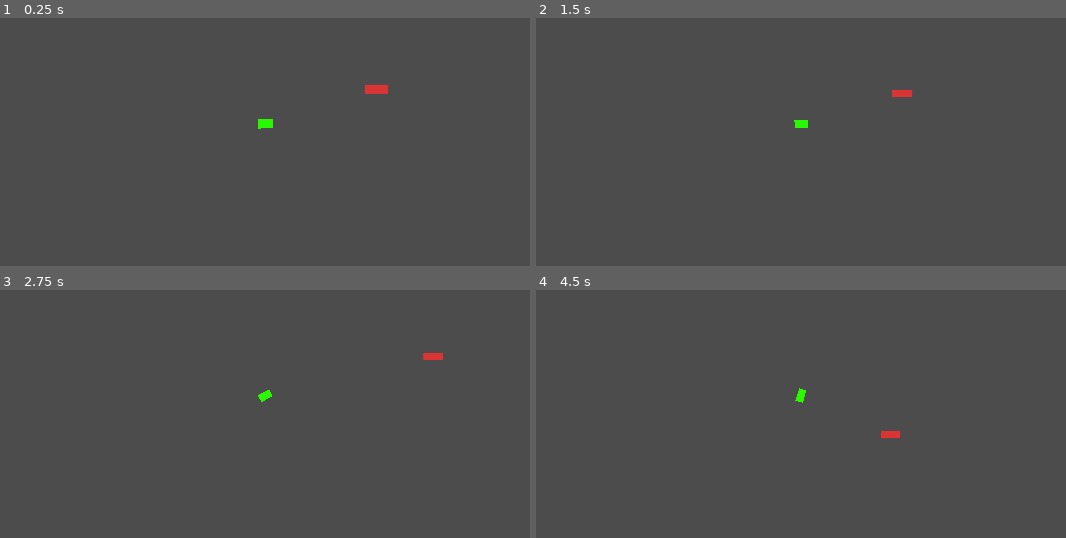
Above: before the commit, frames 1-4 (two rows, left to right).
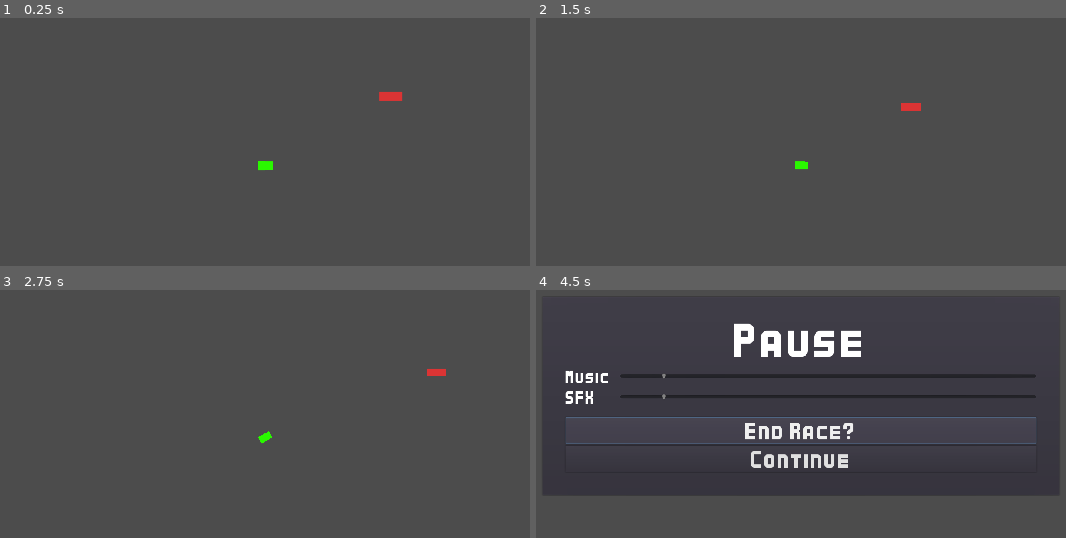
Above: after the commit, the same moments.

Repository: anthonyfinch/ld50
Game: Godot game, scene res://Race.tscn
Two runs of this game, one before a commit and one after it. Both use one fixed random seed, a clock stepped at 60 frames per second and the inputs below. This scene is started directly instead of the project's main scene.
Inputs (mouse positions are in pixels of both pictures, inside the frame that each line leads up to):
- Up to frame 1 (0.25 s): no input
- Up to frame 2 (1.5 s): tap Enter at 0.5 s; hold D (right) 0.53-1.28 s; tap Space at 1.25 s; hold S (brake) from 1.28 s (still down)
- Up to frame 3 (2.75 s): tap Enter at 2 s; release S (brake) at 2.03 s; hold D (right) from 2.03 s (still down)
- Up to frame 4 (4.5 s): release D (right) at 2.78 s; hold W (accelerate) 2.78-3.53 s; hold A (left) 3.53-4.25 s; tap Escape (toggle_pause, bound only after the commit) at 4.15 s; click (801, 431) at 4.25 s, where only the run after the commit has a clickable "End Race?"

The runs differ from the first frame. In frame 1, 0.5% of the frame differs, in the area x 48-76%, y 27-62%; in frame 2, 0.4%; in frame 3, 0.4%; in frame 4, 8.1%, in the area x 5-95%, y 13-74%.

Commit message:
sets up pause overlay in race screen

Diff:
--- a/GameEvents.gd
+++ b/GameEvents.gd
@@ -2,3 +2,12 @@
 class_name GameEvents
 
 signal change_scene(name)
+signal unpause
+
+
+func change_scene(name):
+	self.emit_signal("change_scene", name)
+
+
+func unpause():
+	self.emit_signal("unpause")
--- a/Instructions.tscn
+++ b/Instructions.tscn
@@ -2,7 +2,7 @@
 
 [ext_resource path="res://UI/LabelBig.tscn" type="PackedScene" id=1]
 [ext_resource path="res://UI/KenneyBold24.tres" type="DynamicFont" id=2]
-[ext_resource path="res://UI/Button.tscn" type="PackedScene" id=3]
+[ext_resource path="res://UI/ButtonSceneChange.tscn" type="PackedScene" id=3]
 
 [node name="Instructions" type="ColorRect"]
 anchor_right = 1.0
--- /dev/null
+++ b/Levels/ButtonRaceEvent.gd
@@ -0,0 +1,14 @@
+extends Button
+
+
+export(Resource) var game_events
+export var race_event = "unpause"
+
+func _ready() -> void:
+	assert(game_events != null, "Please set game events resource")
+	var _c = connect("pressed", self, "_trigger_event")
+
+
+func _trigger_event() -> void:
+	if game_events.has_method(race_event):
+		game_events.call(race_event)
--- /dev/null
+++ b/Levels/ButtonRaceEvent.tscn
@@ -0,0 +1,16 @@
+[gd_scene load_steps=4 format=2]
+
+[ext_resource path="res://UI/KenneyBold32.tres" type="DynamicFont" id=1]
+[ext_resource path="res://Levels/ButtonRaceEvent.gd" type="Script" id=2]
+[ext_resource path="res://game_events.tres" type="Resource" id=3]
+
+[node name="Instructions" type="Button"]
+margin_right = 364.0
+margin_bottom = 64.0
+custom_fonts/font = ExtResource( 1 )
+text = "Continue"
+script = ExtResource( 2 )
+__meta__ = {
+"_edit_use_anchors_": false
+}
+game_events = ExtResource( 3 )
--- /dev/null
+++ b/Levels/Race.gd
@@ -0,0 +1,25 @@
+extends Control
+
+export(Resource) var game_events
+
+onready var _ui_overlay = $UIOverlay
+
+var _paused = false
+
+
+func _ready():
+	assert(game_events != null, "Please set game events resource")
+	_ui_overlay.visible = false
+
+	game_events.connect("unpause", self, "_unpause")
+
+
+func _input(event):
+	if event.is_action_released("toggle_pause"):
+		_paused = not _paused
+		_ui_overlay.visible = _paused
+
+
+func _unpause():
+	_paused = false
+	_ui_overlay.visible = _paused
--- a/Race.tscn
+++ b/Race.tscn
@@ -1,28 +1,113 @@
-[gd_scene load_steps=4 format=2]
+[gd_scene load_steps=10 format=2]
 
 [ext_resource path="res://Cars/Car.tscn" type="PackedScene" id=1]
 [ext_resource path="res://RaceCamera.gd" type="Script" id=2]
+[ext_resource path="res://UI/LabelBig.tscn" type="PackedScene" id=3]
+[ext_resource path="res://UI/Settings.tscn" type="PackedScene" id=4]
+[ext_resource path="res://UI/ButtonSceneChange.tscn" type="PackedScene" id=5]
+[ext_resource path="res://Levels/ButtonRaceEvent.tscn" type="PackedScene" id=6]
+[ext_resource path="res://Levels/Race.gd" type="Script" id=7]
+[ext_resource path="res://game_events.tres" type="Resource" id=8]
 
 [sub_resource type="RectangleShape2D" id=1]
 extents = Vector2( 27.5, 10 )
 
-[node name="Race" type="Node2D"]
+[node name="Race" type="Control"]
+anchor_right = 1.0
+anchor_bottom = 1.0
+script = ExtResource( 7 )
+__meta__ = {
+"_edit_use_anchors_": false
+}
+game_events = ExtResource( 8 )
 
-[node name="Car" parent="." instance=ExtResource( 1 )]
+[node name="ViewportContainer" type="ViewportContainer" parent="."]
+anchor_right = 1.0
+anchor_bottom = 1.0
+__meta__ = {
+"_edit_use_anchors_": false
+}
 
-[node name="Camera2D" type="Camera2D" parent="Car"]
+[node name="Viewport" type="Viewport" parent="ViewportContainer"]
+size = Vector2( 1920, 1280 )
+
+[node name="Car" parent="ViewportContainer/Viewport" instance=ExtResource( 1 )]
+position = Vector2( 941, 540 )
+
+[node name="Camera2D" type="Camera2D" parent="ViewportContainer/Viewport/Car"]
 current = true
 script = ExtResource( 2 )
+zoom_factor = 450
 
-[node name="Scenery" type="Node2D" parent="."]
+[node name="Scenery" type="Node2D" parent="ViewportContainer/Viewport"]
 
-[node name="StaticBody2D" type="StaticBody2D" parent="Scenery"]
-position = Vector2( 249, -84 )
+[node name="StaticBody2D" type="StaticBody2D" parent="ViewportContainer/Viewport/Scenery"]
+position = Vector2( 1225, 373 )
 
-[node name="Polygon2D" type="Polygon2D" parent="Scenery/StaticBody2D"]
+[node name="Polygon2D" type="Polygon2D" parent="ViewportContainer/Viewport/Scenery/StaticBody2D"]
 color = Color( 0.862745, 0.207843, 0.207843, 1 )
 polygon = PoolVector2Array( -10, -10, 46, -10, 46, 11, -10, 11 )
 
-[node name="CollisionShape2D" type="CollisionShape2D" parent="Scenery/StaticBody2D"]
+[node name="CollisionShape2D" type="CollisionShape2D" parent="ViewportContainer/Viewport/Scenery/StaticBody2D"]
 position = Vector2( 18, 0 )
 shape = SubResource( 1 )
+
+[node name="UIOverlay" type="Control" parent="."]
+anchor_right = 1.0
+anchor_bottom = 1.0
+__meta__ = {
+"_edit_use_anchors_": false
+}
+
+[node name="CenterContainer" type="CenterContainer" parent="UIOverlay"]
+anchor_right = 1.0
+anchor_bottom = 1.0
+__meta__ = {
+"_edit_use_anchors_": false
+}
+
+[node name="PanelContainer" type="PanelContainer" parent="UIOverlay/CenterContainer"]
+margin_left = 338.0
+margin_top = 300.0
+margin_right = 1582.0
+margin_bottom = 780.0
+
+[node name="MarginContainer" type="MarginContainer" parent="UIOverlay/CenterContainer/PanelContainer"]
+margin_left = 7.0
+margin_top = 7.0
+margin_right = 1237.0
+margin_bottom = 473.0
+custom_constants/margin_right = 50
+custom_constants/margin_top = 50
+custom_constants/margin_left = 50
+custom_constants/margin_bottom = 50
+
+[node name="VBoxContainer" type="VBoxContainer" parent="UIOverlay/CenterContainer/PanelContainer/MarginContainer"]
+margin_left = 50.0
+margin_top = 50.0
+margin_right = 1180.0
+margin_bottom = 416.0
+
+[node name="Label" parent="UIOverlay/CenterContainer/PanelContainer/MarginContainer/VBoxContainer" instance=ExtResource( 3 )]
+margin_left = 0.0
+margin_top = 0.0
+margin_right = 1130.0
+margin_bottom = 106.0
+text = "Pause"
+
+[node name="Settings" parent="UIOverlay/CenterContainer/PanelContainer/MarginContainer/VBoxContainer" instance=ExtResource( 4 )]
+margin_top = 110.0
+margin_right = 1130.0
+margin_bottom = 230.0
+rect_min_size = Vector2( 1130, 120 )
+
+[node name="Instructions" parent="UIOverlay/CenterContainer/PanelContainer/MarginContainer/VBoxContainer" instance=ExtResource( 5 )]
+margin_top = 234.0
+margin_right = 1130.0
+margin_bottom = 298.0
+text = "End Race?"
+
+[node name="Instructions2" parent="UIOverlay/CenterContainer/PanelContainer/MarginContainer/VBoxContainer" instance=ExtResource( 6 )]
+margin_top = 302.0
+margin_right = 1130.0
+margin_bottom = 366.0
--- a/Settings.tscn
+++ b/Settings.tscn
@@ -2,7 +2,7 @@
 
 [ext_resource path="res://UI/LabelBig.tscn" type="PackedScene" id=1]
 [ext_resource path="res://UI/Settings.tscn" type="PackedScene" id=2]
-[ext_resource path="res://UI/Button.tscn" type="PackedScene" id=3]
+[ext_resource path="res://UI/ButtonSceneChange.tscn" type="PackedScene" id=3]
 
 [node name="Settings" type="ColorRect"]
 anchor_right = 1.0
--- a/Title.tscn
+++ b/Title.tscn
@@ -2,7 +2,7 @@
 
 [ext_resource path="res://UI/LabelBig.tscn" type="PackedScene" id=1]
 [ext_resource path="res://UI/KenneyBold24.tres" type="DynamicFont" id=2]
-[ext_resource path="res://UI/Button.tscn" type="PackedScene" id=3]
+[ext_resource path="res://UI/ButtonSceneChange.tscn" type="PackedScene" id=3]
 [ext_resource path="res://Title.gd" type="Script" id=4]
 
 [node name="Title" type="ColorRect"]
--- a/UI/ButtonChangeScene.gd
+++ b/UI/ButtonChangeScene.gd
@@ -9,4 +9,4 @@
 
 
 func _goto_scene() -> void:
-	game_events.emit_signal("change_scene", scene_name)
+	game_events.change_scene(scene_name)
--- a/UI/Settings.tscn
+++ b/UI/Settings.tscn
@@ -41,7 +41,8 @@
 rect_min_size = Vector2( 1000, 0 )
 size_flags_horizontal = 3
 size_flags_vertical = 1
-script = ExtResource( 4 )
+max_value = 10.0
+script = ExtResource( 5 )
 game_events = ExtResource( 3 )
 bus_name = "Music"
 audio_hint = ExtResource( 2 )
@@ -64,7 +65,8 @@
 rect_min_size = Vector2( 1000, 0 )
 size_flags_horizontal = 3
 size_flags_vertical = 1
-script = ExtResource( 5 )
+max_value = 10.0
+script = ExtResource( 4 )
 game_events = ExtResource( 3 )
 bus_name = "SFX"
 audio_hint = ExtResource( 2 )
--- a/project.godot
+++ b/project.godot
@@ -58,6 +58,11 @@
 , Object(InputEventKey,"resource_local_to_scene":false,"resource_name":"","device":0,"alt":false,"shift":false,"control":false,"meta":false,"command":false,"pressed":false,"scancode":16777234,"physical_scancode":0,"unicode":0,"echo":false,"script":null)
  ]
 }
+toggle_pause={
+"deadzone": 0.5,
+"events": [ Object(InputEventKey,"resource_local_to_scene":false,"resource_name":"","device":0,"alt":false,"shift":false,"control":false,"meta":false,"command":false,"pressed":false,"scancode":16777217,"physical_scancode":0,"unicode":0,"echo":false,"script":null)
+ ]
+}
 
 [physics]
 
Renamed: UI/Button.tscn -> UI/ButtonSceneChange.tscn
